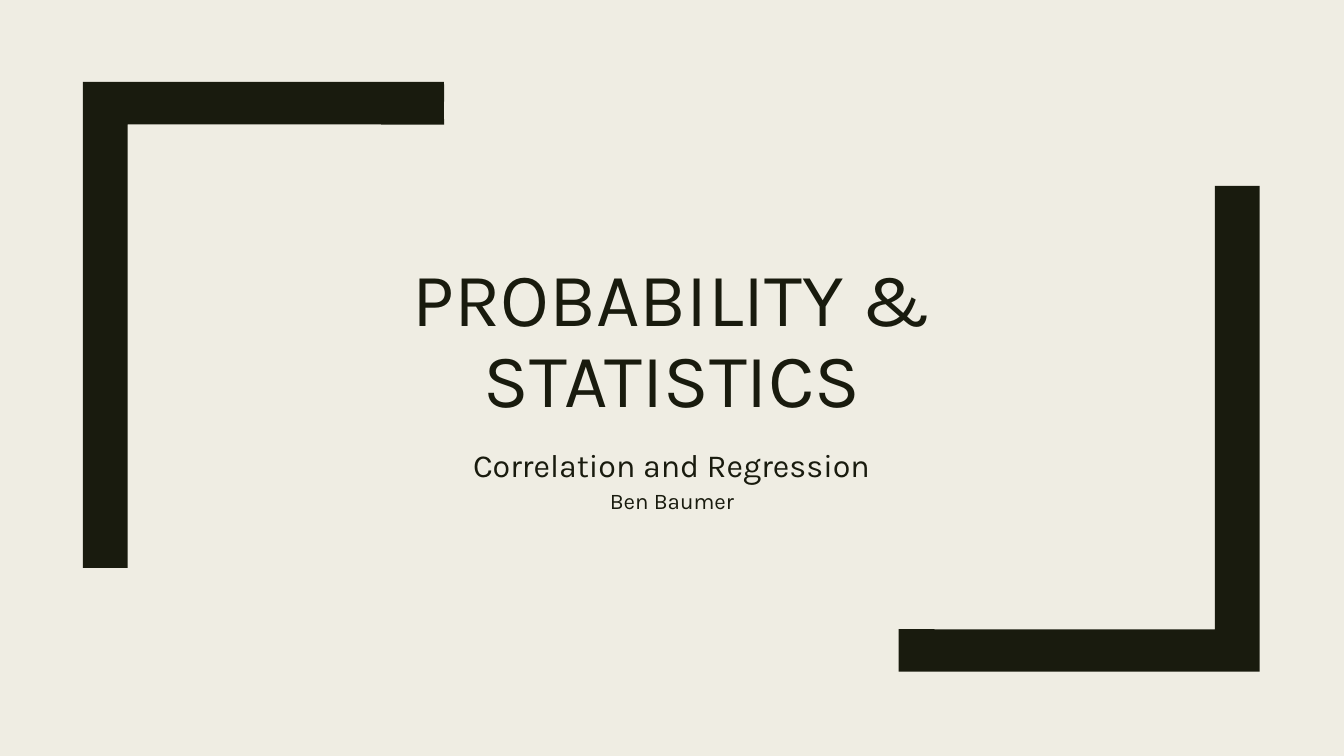
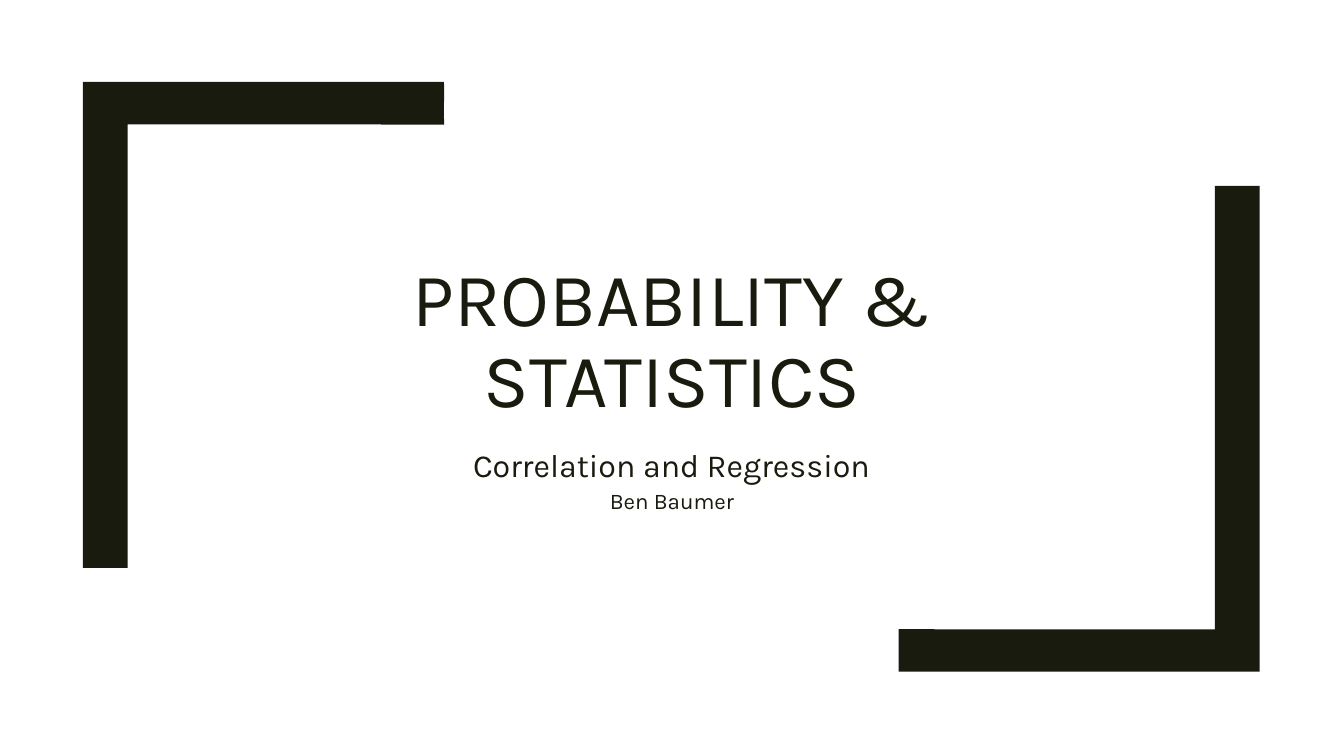
Before and after one commit to parcap/business-education, a slide deck: slide 1 of Correlation-and-Regression/Correlation and Regression.pptx. Drawn at 1344x756 pixels with LibreOffice and Linux fonts; fonts in the diff are those of the drawing. Boxes give left, top, right and bottom in pixels: in the first picture for what was removed or moved away, otherwise in the second. Text is boxed around its words. In the diff, an @@ line names an element or a change of style, - is before the commit and + after.

```diff
--- a/Correlation-and-Regression/Correlation and Regression.pptx
+++ b/Correlation-and-Regression/Correlation and Regression.pptx
@@ background #EFEDE3 to #FFFFFF @@
```
Also in this commit, not shown: 5 other slides changed, 1 slide added, 1 slide removed, 4 other files.
